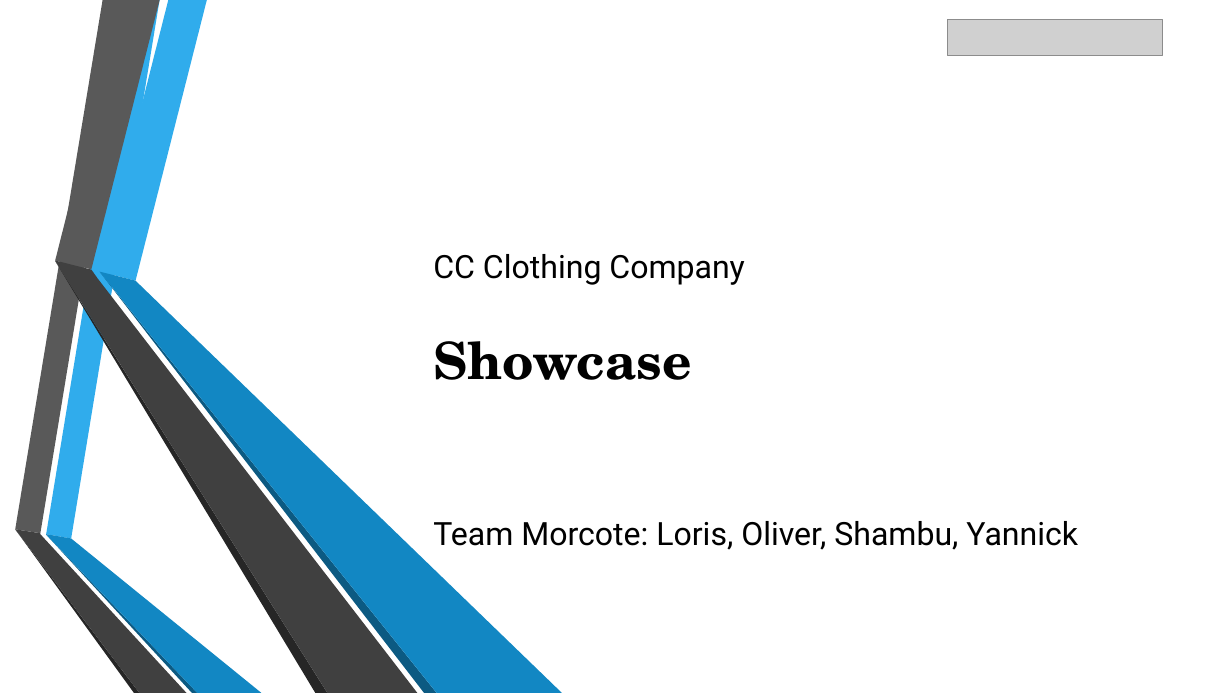
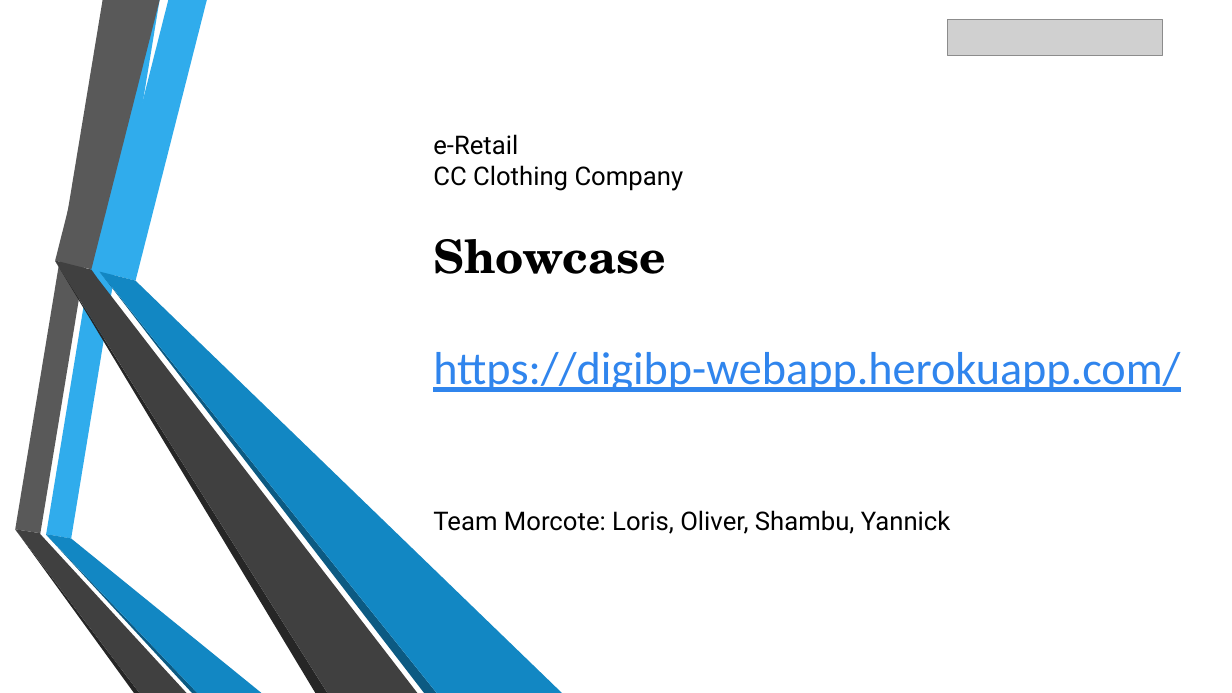
Before and after one commit to DigiBP/digibp-morcote, a slide deck: slide 5 of DBP_Morcote_CC_ClothingCompany.pptx (slide 9 before the commit). Drawn at 1232x693 pixels with LibreOffice and Linux fonts; fonts in the diff are those of the drawing; grey boxes stand for pictures. Boxes give left, top, right and bottom in pixels: in the first picture for what was removed or moved away, otherwise in the second. Text is boxed around its words. In the diff, an @@ line names an element or a change of style, - is before the commit and + after.

```diff
--- a/DBP_Morcote_CC_ClothingCompany.pptx
+++ b/DBP_Morcote_CC_ClothingCompany.pptx
@@ text at (433,134,1180,534): text changed; size 25 to 20 pt @@
-CC Clothing Company
-Showcase
-Team Morcote: Loris, Oliver, Shambu, Yannick
+e-Retail
+CC Clothing Company
+Showcase
+https://digibp-webapp.herokuapp.com/
+Team Morcote: Loris, Oliver, Shambu, Yannick
```
Also in this commit, not shown: 1 other slide changed, 4 slides removed.
